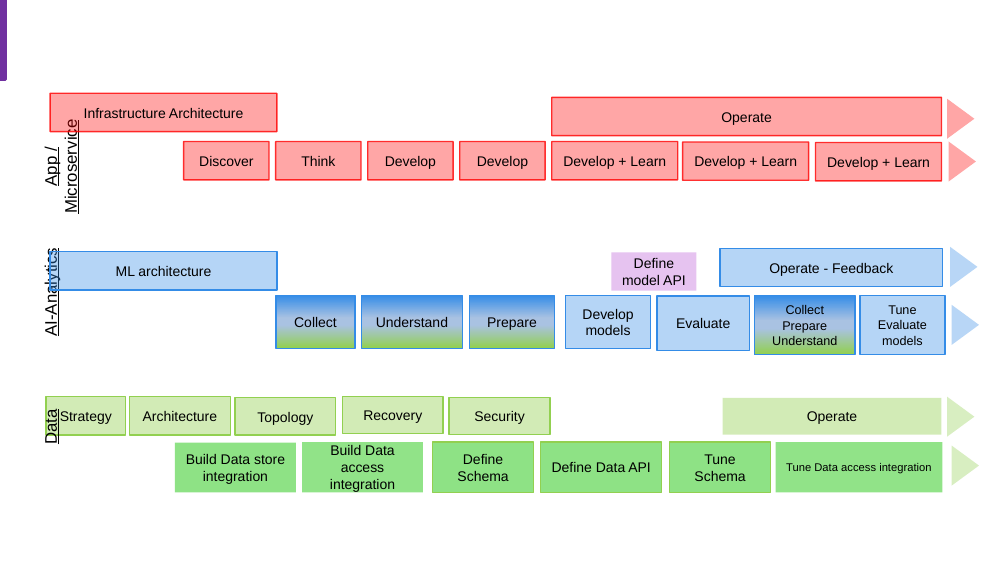
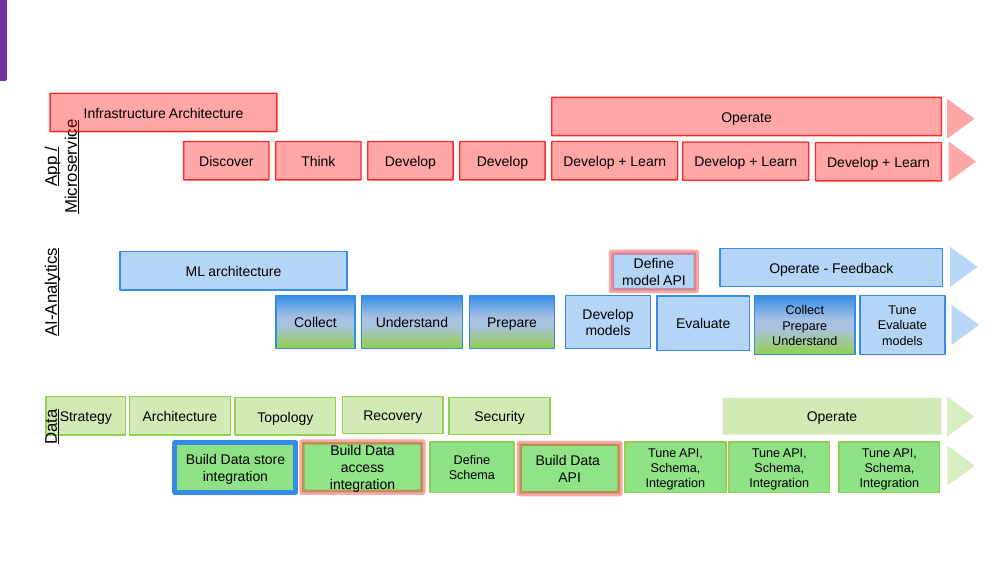
Before and after one commit to ibm-cloud-architecture/refarch-data-ai-analytics, a slide deck: slide 6 of docs/AI-Data-ML-ArchitectureDiagrams.pptx. Drawn at 1008x567 pixels with LibreOffice and Linux fonts; fonts in the diff are those of the drawing; background and template pictures are left out. Boxes give left, top, right and bottom in pixels: in the first picture for what was removed or moved away, otherwise in the second. Text is boxed around its words. In the diff, an @@ line names an element or a change of style, - is before the commit and + after.

```diff
--- a/docs/AI-Data-ML-ArchitectureDiagrams.pptx
+++ b/docs/AI-Data-ML-ArchitectureDiagrams.pptx
@@ rectangle "ML architecture": place and size @@
-rectangle "ML architecture" at (50,252,277,290)
+rectangle "ML architecture" at (120,252,347,290)
@@ rectangle "Define model API" at (612,252,697,290): fill #BB59D6 at 36% opacity to #348CE7 at 36% opacity; outline none to #FF0000 3.75 pt @@
@@ rectangle "Build Data store integration" at (175,443,296,492): outline none to #348CE7 3.5 pt @@
@@ rectangle "Build Data access integration" at (302,443,423,493): outline none to #FF0000 3.75 pt @@
@@ rectangle "Define Schema": place and size @@
-rectangle "Define Schema" at (432,443,533,493)
+rectangle "Define Schema" at (429,443,513,493)
@@ rectangle "Define Schema" at (429,443,513,493): size 10 to 9 pt @@
@@ rectangle "Build Data": place and size @@
-rectangle "Build Data" at (541,443,662,493)
+rectangle "Build Data" at (519,444,620,494)
@@ rectangle "Build Data" at (519,444,620,494): fill #44D035 at 60% opacity to #44D035 at 59% opacity; outline #92D050 1 pt to #FF0000 3.75 pt @@
@@ rectangle added at (625,443,726,493), fill #44D035 at 60% opacity, outline #92D050 1 pt, 9 pt, text #000000 @@
+Tune API, Schema, Integration
@@ rectangle "Tune API, Schema, Integration": place and size @@
-rectangle "Tune API, Schema, Integration" at (669,443,770,493)
+rectangle "Tune API, Schema, Integration" at (729,443,830,493)
@@ text in rectangle at (749,448,809,490): text changed; size 10 to 9 pt @@
-Tune Schema
+Tune API, Schema, Integration
@@ rectangle "Tune API, Schema, Integration": place and size @@
-rectangle "Tune API, Schema, Integration" at (776,443,942,493)
+rectangle "Tune API, Schema, Integration" at (839,443,939,493)
@@ rectangle "Tune API, Schema, Integration" at (839,443,939,493): fill #44D035 at 59% opacity to #44D035 at 60% opacity; outline none to #92D050 1 pt @@
@@ text in rectangle at (860,448,920,490): text changed; size 8 to 9 pt @@
-Tune Data access integration
+Tune API, Schema, Integration
@@ triangle: place and size @@
-triangle at (952,445,979,485)
+triangle at (948,445,975,485)
@@ text in rectangle at (536,455,600,482): text changed @@
-Define Data API
+Build Data
+API
```
Also in this commit, not shown: 3 other slides changed, 7 other files.
